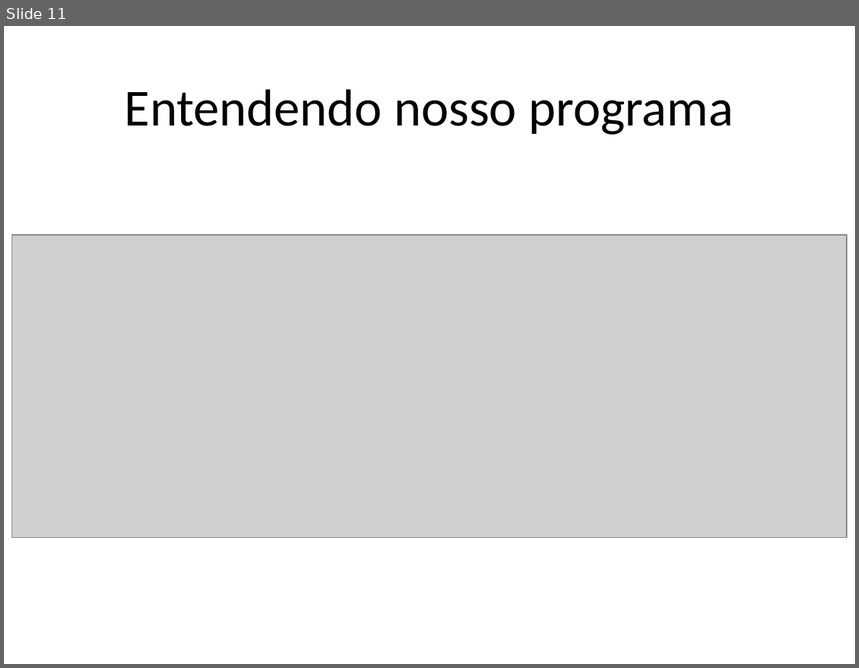
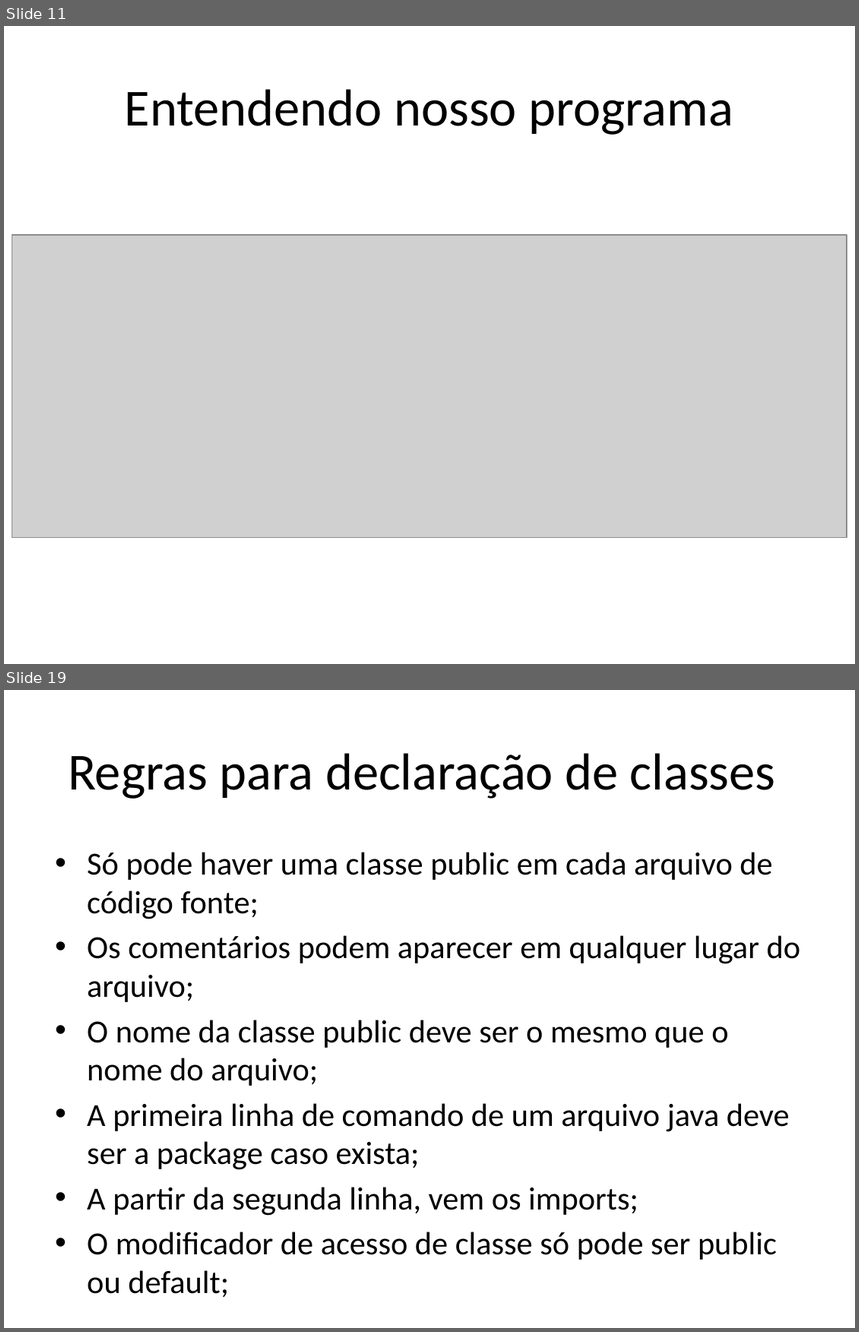
Before and after one commit to renanlessa/CursoJava, a slide deck: Documentos/Curso Java.pptx. Shown one above the other, each under a label of ours: slide 11 before the commit, slides 11 and 19 after it; the slides between them are not shown. The pictures are 859x668 and 859x1332 pixels, drawn with LibreOffice and Linux fonts; fonts in the diff are those of the drawing; grey boxes stand for pictures. Boxes give left, top, right and bottom in pixels: in the first picture for what was removed or moved away, otherwise in the second. Text is boxed around its words. In the diff, an @@ line names an element or a change of style, - is before the commit and + after.

```diff
--- a/Documentos/Curso Java.pptx
+++ b/Documentos/Curso Java.pptx
@@ slide 19 added at box(4, 690, 855, 1328), background #FFFFFF @@
@@ title added at box(68, 753, 776, 799), 44 pt, text #000000 @@
+Regras para declaração de classes
@@ text added at box(87, 852, 801, 1260), 27.2 pt, text #000000 @@
+• Só pode haver uma classe public em cada arquivo de código fonte;
+• Os comentários podem aparecer em qualquer lugar do arquivo;
+• O nome da classe public deve ser o mesmo que o nome do arquivo;
+• A primeira linha de comando de um arquivo java deve ser a package caso exista;
+• A partir da segunda linha, vem os imports;
+• O modificador de acesso de classe só pode ser public ou default;
```
Also in this commit, not shown: 14 other slides added, 14 other files.
